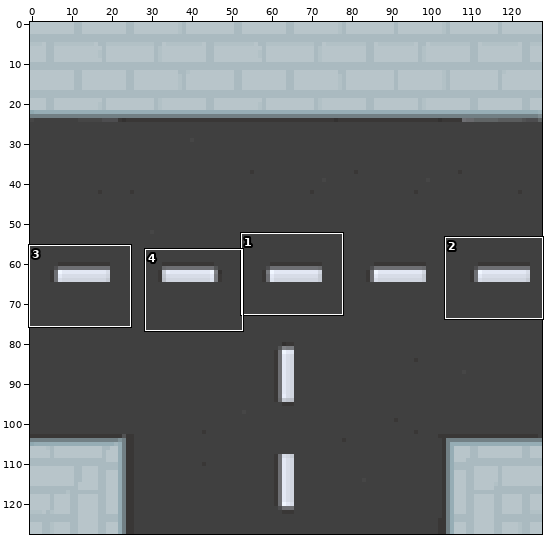
Two versions of one sprite sheet, resources/images/road_crossing_t.png. Above: a wide view before the commit, with the close-up outlined.
Close-up. Earlier state:
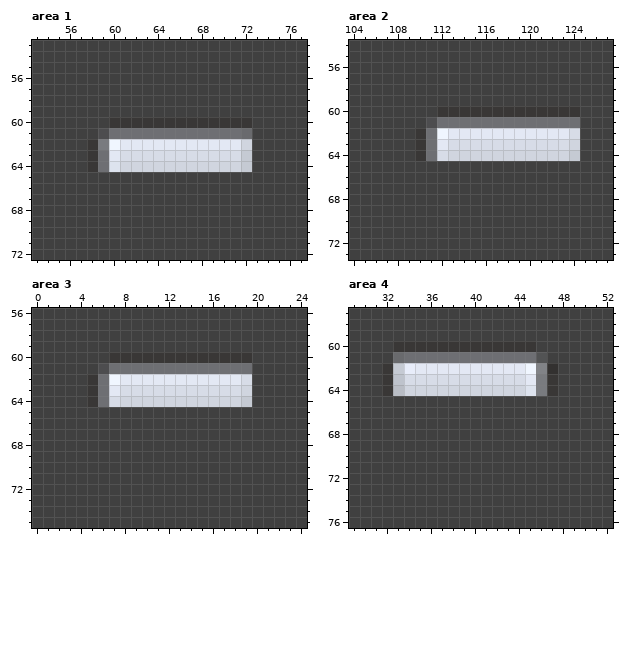
The file is 128x128 pixels. Colours within 5 levels of each other are drawn and written as one. Shown: area 1: x 53..77, y 53..72; area 2: x 104..127, y 54..73; area 3: x 0..24, y 56..75; area 4: x 29..52, y 57..76. The commit also changed other parts of the picture, which this record leaves out.
New version:
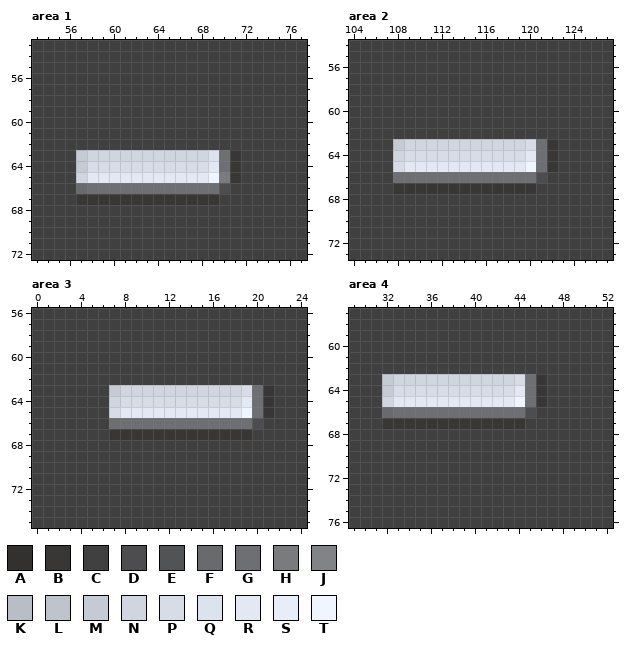
Palette (. is transparent): A #333130  B #393736  C #404040  D #4d4d4f  E #525354  F #696a6d  G #6e6f73  H #797b7f  J #818387  K #b9bdc5  L #bec3cc  M #c5cad3  N #d0d5df  P #d7dce7  Q #dde3ee  R #e3e8f4  S #e8edfa  T #f0f6ff
What changed:
Changed rows in their new state; - is an unchanged pixel.
Area 1:
first column x 57:
60 ---CCCCCCCCCCCCC
61 --CCCCCCCCCCCCCC
62 -CCCCCCCCCCCCCCC
63 MNNNNNNNNNNNQGBC
64 MPPPPPPPPPPPRGBC
65 NRRRRRRRRRRRTHB-
66 FGGGGGGGGGGGGD--
67 BBBBBBBBBBBBB---
Area 2:
first column x 108:
60 ----CCCCCCCCCCCCC
61 ---CCCCCCCCCCCCCC
62 --CCCCCCCCCCCCCCC
63 MNNNNNNNNNNN-GBCC
64 NPPP-PPPPPPPRGBCC
65 PRRRRRRRRRRRTGB--
66 GGGGGGGGGGGGGD---
67 BBBBBBBBBBBBB----
Area 3:
first column x 5:
60 --CCCCCCCCCCCCC--
61 -CCCCCCCCCCCCCC--
62 CCCCCCCCCCCCCCC--
63 CCMNNNNNNNNNNNPGB
64 CCNPPPPPPPPPPPRGB
65 --PRRRRRRRRRRRTGB
66 --GGGGGGGGGGGGGD-
67 --BBBBBBBBBBBBB--
Area 4:
first column x 32:
60 -CCCCCCCCCCCCC--
61 -CCCCCCCCCCCCCC-
62 CCCCCCCCCCCCCCCC
63 MNNNNNNNNNNN-GBC
64 MPPPPPPPPPPPRGBC
65 NRRRRRRRRRRRTGB-
66 FGGGGGGGGGGGGD--
67 BBBBBBBBBBBBB---
